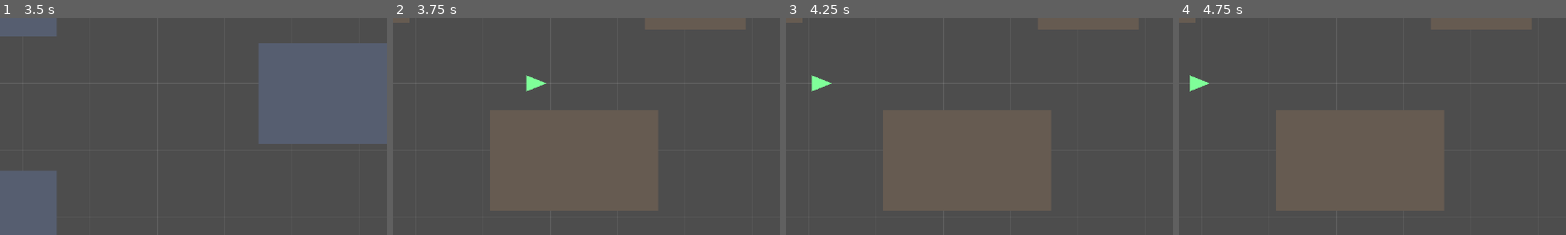
Above: before the commit, frames 1-4 (left to right).
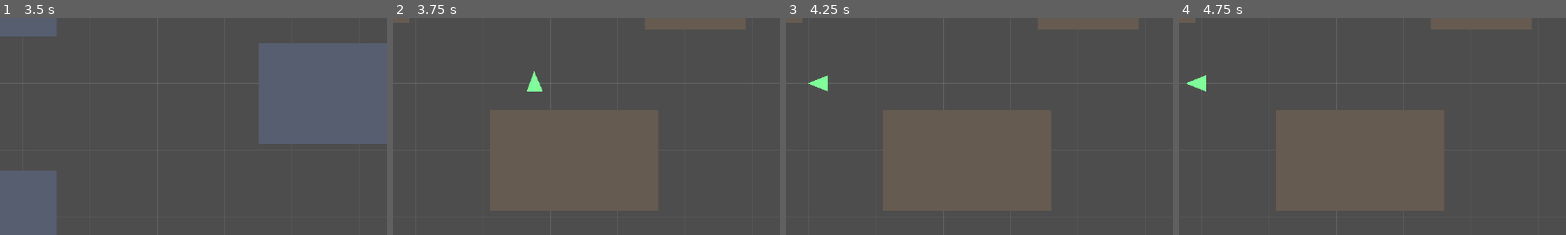
Above: after the commit, the same moments.

Repository: k1ng606/godot-systems
Game: Godot game, scene res://player_movement/demo.tscn
The game is run twice, just before and just after one commit, with the same random seed, the same clock (stepped at 60 frames per second) and the same inputs.
Inputs (mouse positions are % of the whole screen's width and height, from its top left):
- Up to frame 1 (3.5 s): tap Enter at 0.5, 2.75 s; move the mouse to (45, 70) at 0.52 s; hold D 0.53-1.25 s; tap 1 at 0.6 s; click (45, 70) at 0.67 s; tap Space at 0.77, 2 s; drag from (80, 65) to (45, 70) at 1.27 s; move the mouse to (20, 35) at 2.02 s; hold A 2.03-2.75 s; tap 3 at 2.1 s; drag from (55, 50) to (20, 35) at 2.77 s
- Up to frame 2 (3.75 s): move the mouse to (35, 25) at 3.52 s; hold A from 3.53 s (still down); tap 2 at 3.6 s
- Up to frame 3 (4.25 s): keep holding A; tap Space at 3.77 s
- Up to frame 4 (4.75 s): release A at 4.25 s; drag from (72, 45) to (35, 25) at 4.27 s
The pictures show only the part of the screen within x 30-80%, y 35-85%; the shares and areas given below are measured in that part.

Frame 1 is identical in both runs. In frame 2, 0.2% of the frame differs, in the area x 34-40%, y 24-34%; in frame 3, 0.2%; in frame 4, 0.2%.

Commit message:
Enable face_travel_direction in player_movement top-down demo
The demo's TopDownMover now rotates to face its travel direction so the
directional body is visible in action. Module default stays false.

Co-Authored-By: Claude Sonnet 5 <noreply@anthropic.com>
Claude-Session: https://claude.ai/code/session_01AG9G5Uzm4MbwJk9MZ29U2Q

Diff:
--- a/player_movement/demo.tscn
+++ b/player_movement/demo.tscn
@@ -26,6 +26,7 @@
 script = ExtResource("2_grid")
 
 [node name="TopDownMover" parent="TopDownWorld" instance=ExtResource("4_top")]
+face_travel_direction = true
 
 [node name="ClickToMoveWorld" type="Node2D" parent="."]
 position = Vector2(20000, 0)
